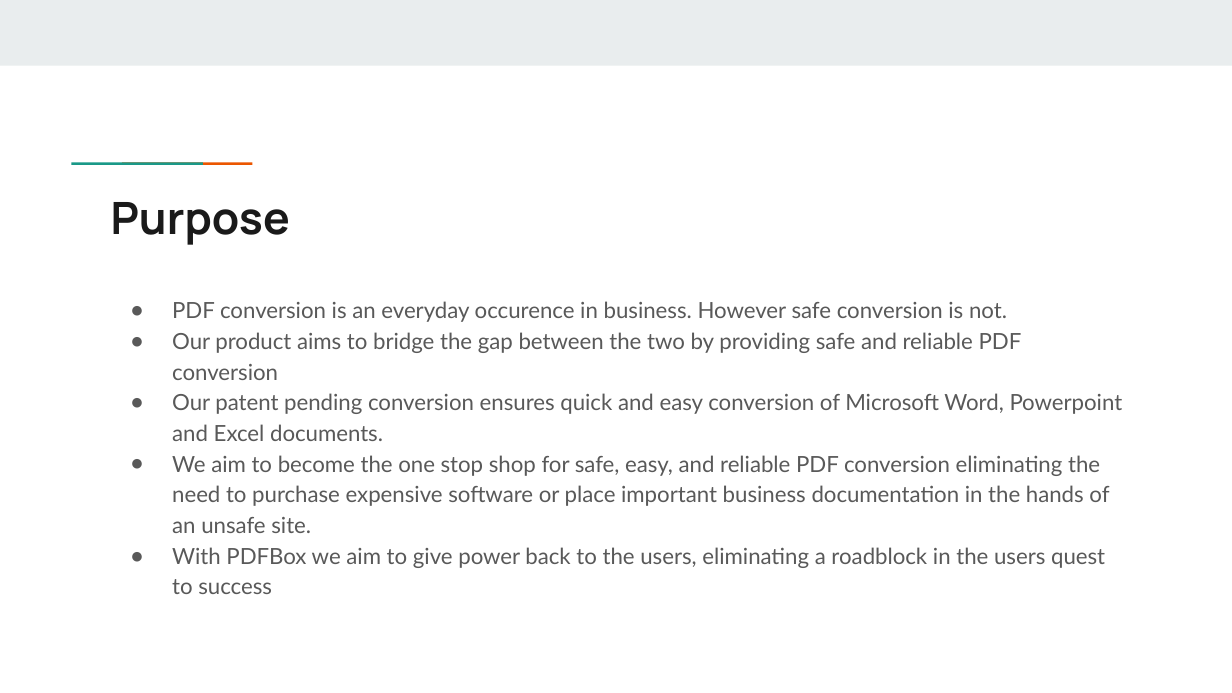
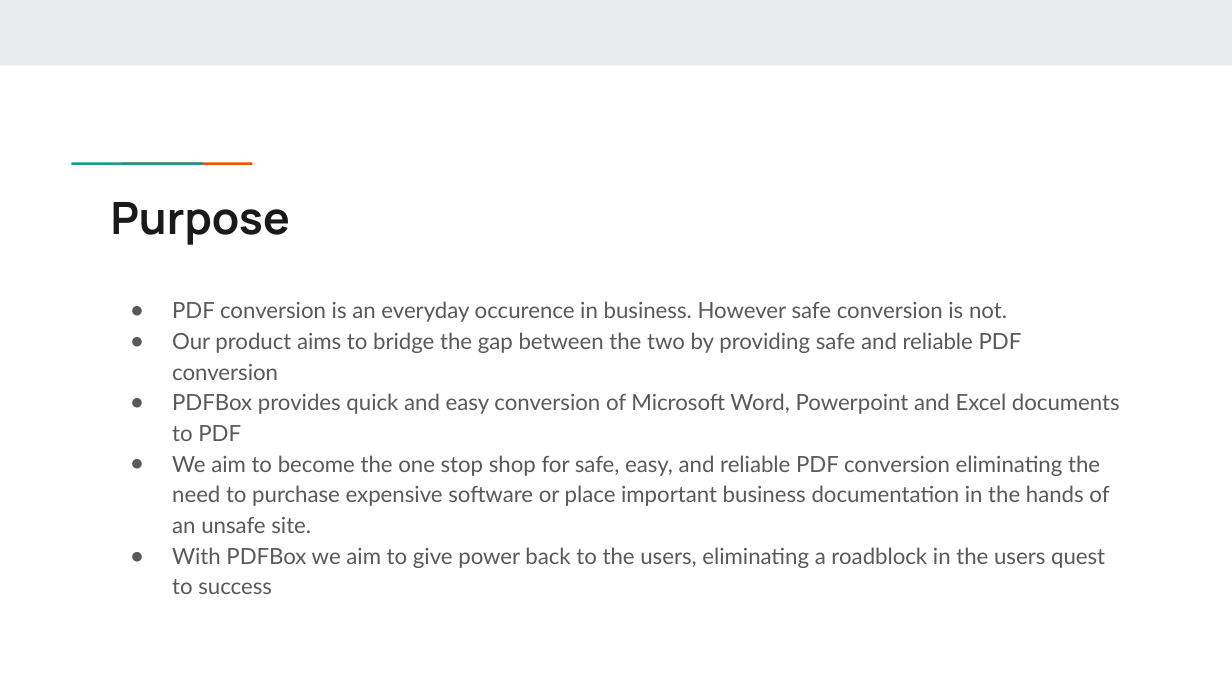
Before and after one commit to charlieboggus/PDFBox, a slide deck: slide 2 of 3610 Presentation.pptx. Drawn at 1232x693 pixels with LibreOffice and Linux fonts; fonts in the diff are those of the drawing. Boxes give left, top, right and bottom in pixels: in the first picture for what was removed or moved away, otherwise in the second. Text is boxed around its words. In the diff, an @@ line names an element or a change of style, - is before the commit and + after.

```diff
--- a/3610 Presentation.pptx
+++ b/3610 Presentation.pptx
@@ text at (172, 393, 1120, 441): text changed @@
-● Our patent pending conversion ensures quick and easy conversion of Microsoft Word, Powerpoint and Excel documents.
+● PDFBox provides quick and easy conversion of Microsoft Word, Powerpoint and Excel documents to PDF
```
Also in this commit, not shown: 3 other slides changed, 1 slide added, 1 other file.
